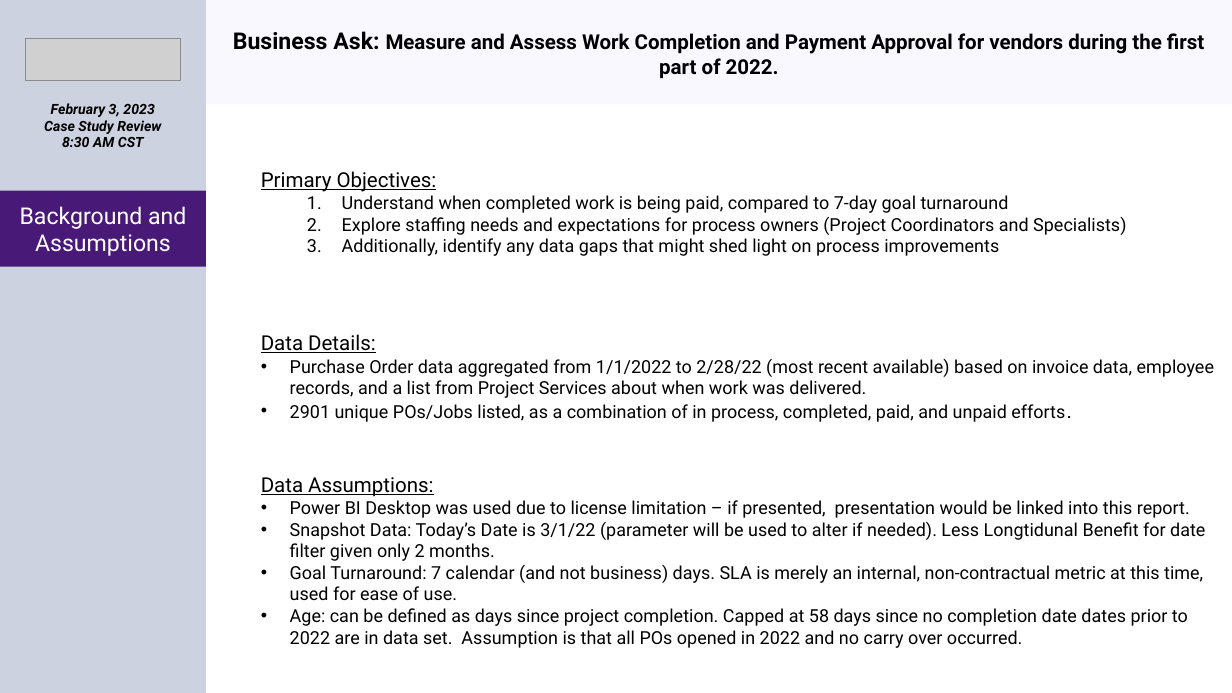
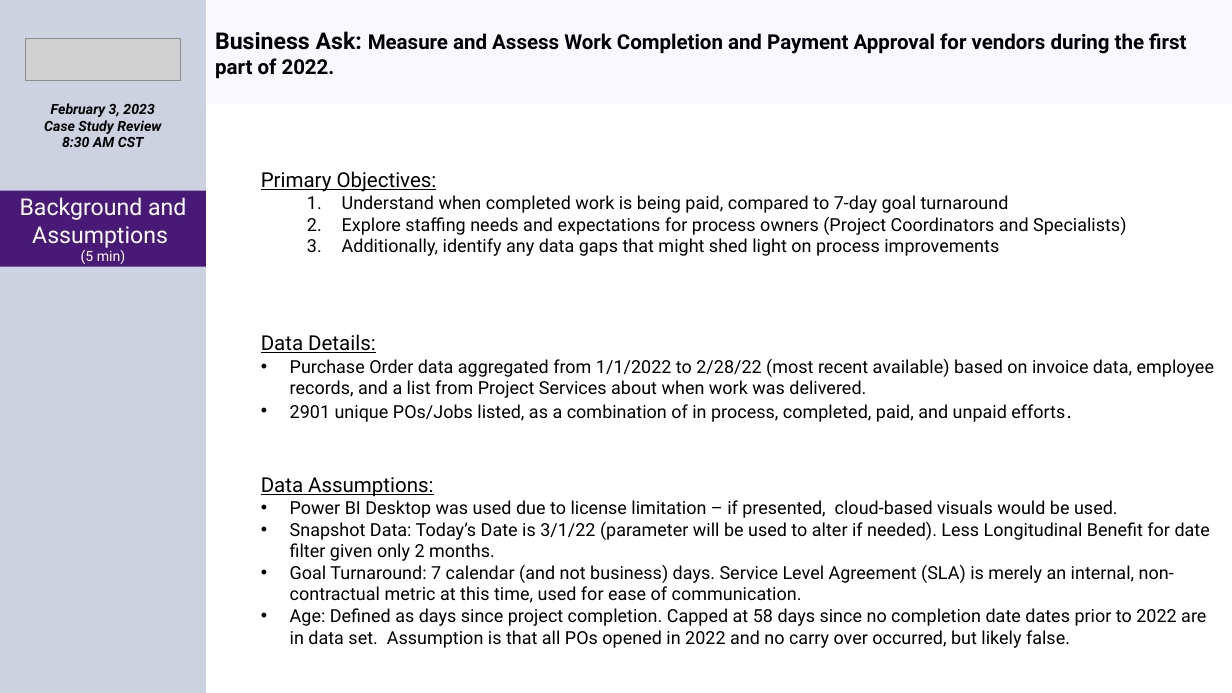
Before and after one commit to timothypenfield/TheWorkx, a slide deck: slide 3 of Projects/PowerBI/Vendor Payment Delays Case Study/VenderPaymentInquiry.pptx. Drawn at 1232x693 pixels with LibreOffice and Linux fonts; fonts in the diff are those of the drawing; grey boxes stand for pictures. Boxes give left, top, right and bottom in pixels: in the first picture for what was removed or moved away, otherwise in the second. Text is boxed around its words. In the diff, an @@ line names an element or a change of style, - is before the commit and + after.

```diff
--- a/Projects/PowerBI/Vendor Payment Delays Case Study/VenderPaymentInquiry.pptx
+++ b/Projects/PowerBI/Vendor Payment Delays Case Study/VenderPaymentInquiry.pptx
@@ rectangle "Business Ask: Measure and Assess ..." at [206,0,1232,104]: alignment centre to left @@
@@ text in rectangle at [81,250,126,264]: paragraph added @@
+(5 min)
@@ text at [290,500,1210,648]: text changed @@
-• Power BI Desktop was used due to license limitation – if presented, presentation would be linked into this report.
-• Snapshot Data: Today’s Date is 3/1/22 (parameter will be used to alter if needed). Less Longtidunal Benefit for date filter given only 2 months.
-• Goal Turnaround: 7 calendar (and not business) days. SLA is merely an internal, non-contractual metric at this time, used for ease of use.
-• Age: can be defined as days since project completion. Capped at 58 days since no completion date dates prior to 2022 are in data set. Assumption is that all POs opened in 2022 and no carry over occurred.
+• Power BI Desktop was used due to license limitation – if presented, cloud-based visuals would be used.
+• Snapshot Data: Today’s Date is 3/1/22 (parameter will be used to alter if needed). Less Longitudinal Benefit for date filter given only 2 months.
+• Goal Turnaround: 7 calendar (and not business) days. Service Level Agreement (SLA) is merely an internal, non-contractual metric at this time, used for ease of communication.
+• Age: Defined as days since project completion. Capped at 58 days since no completion date dates prior to 2022 are in data set. Assumption is that all POs opened in 2022 and no carry over occurred, but likely false.
```
Also in this commit, not shown: 4 other slides changed, 2 other files.
